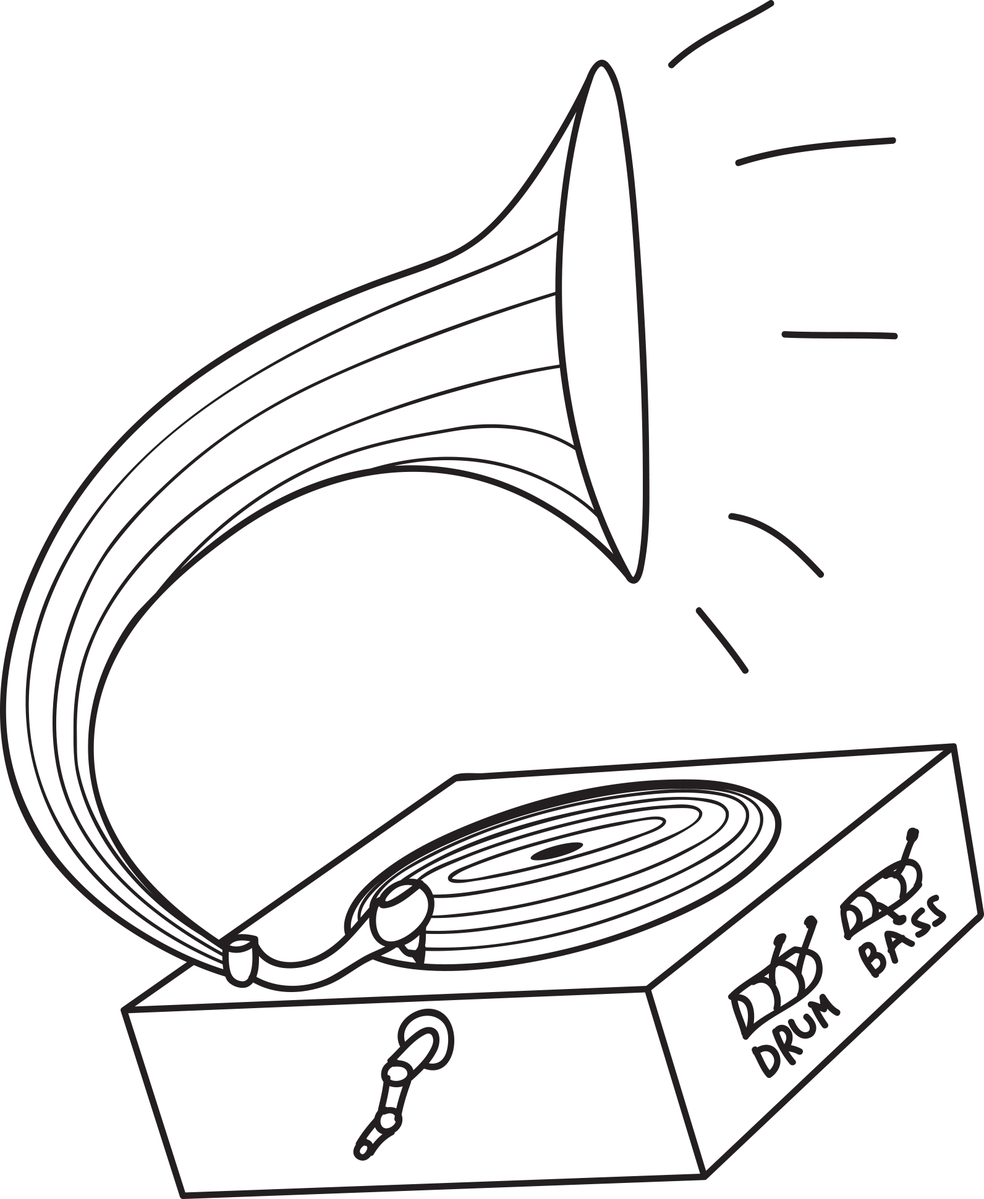
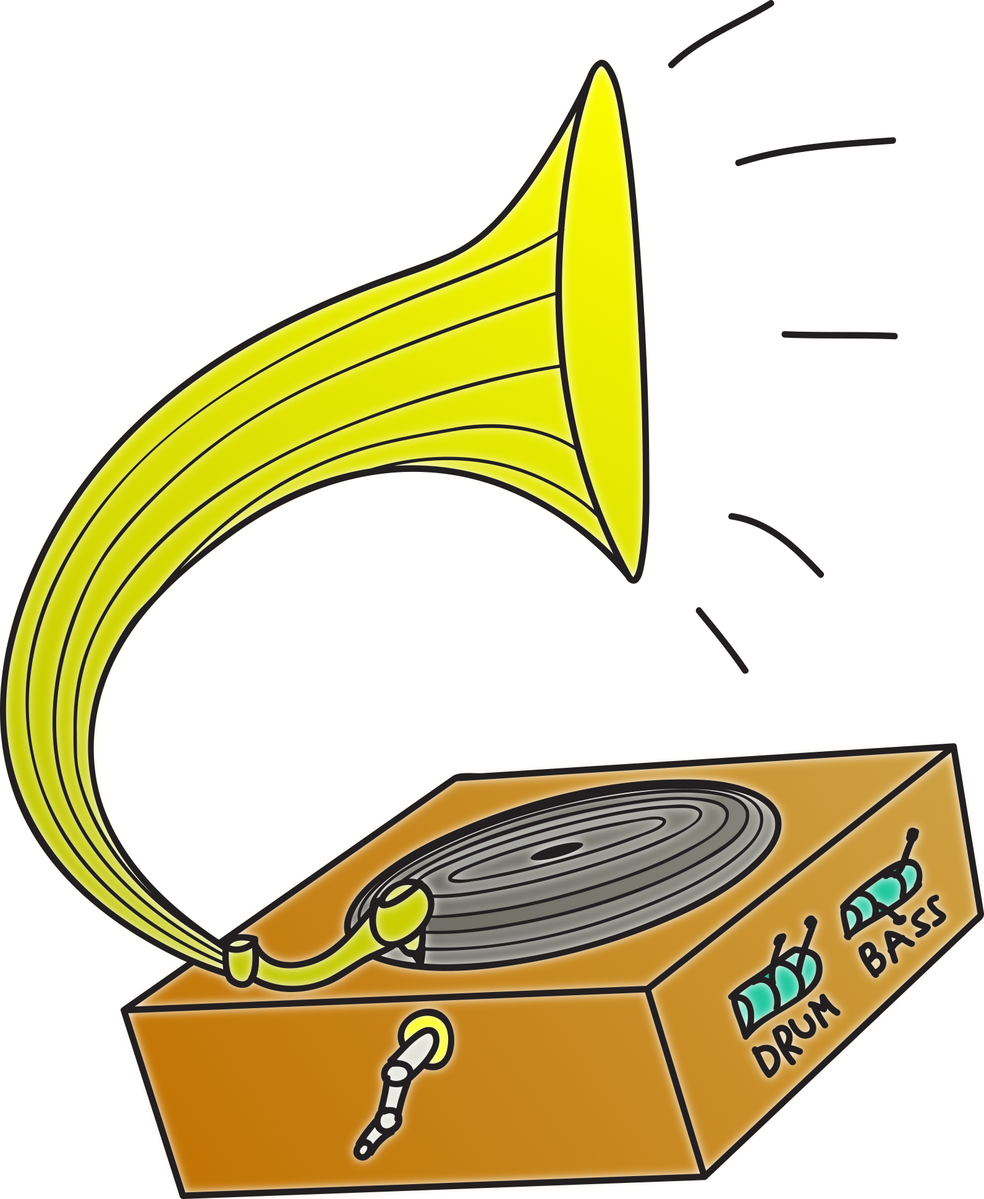
Layered file, before and after one edit (984x1199). Changes by layer:
added layer "box" above "sockets" over (118, 742, 984, 1199)
added layer "sockets" above "plate" over (727, 855, 928, 1036)
added layer "plate" above "handle" over (339, 780, 787, 977)
added layer "handle" above "rezonator" over (349, 1004, 460, 1165)
added layer "rezonator" above "Background" over (0, 58, 655, 998)
